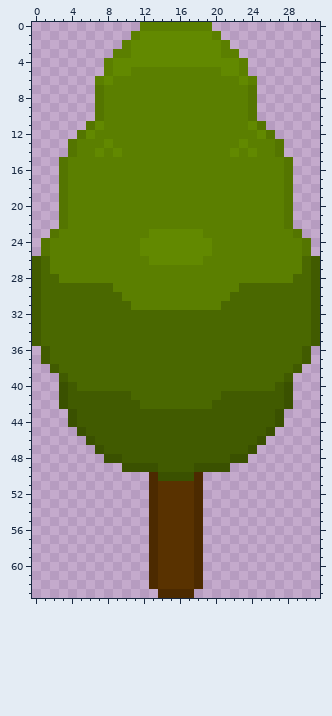
File history of a pixel-art sprite, Assets/Sprites/Game/Objects/tree_full.png. Above, as it was before the edit.
The file is 32x64 pixels. Colours within 5 levels of each other are drawn and written as one.
After:
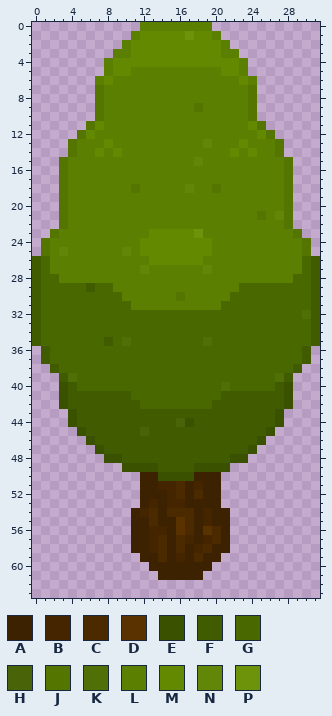
Palette (. is transparent): A #3d2202  B #442500  C #4c2a00  D #593200  E #3a5100  F #415b00  G #4a6800  H #496308  J #547500  K #516f07  L #5b7f00  M #628900  N #628607  P #6c930a
Difference:
@@ x 15..19 @@
  0 LLLLL
- 1 MMMMM
+ 1 MMPMM
  2 MMMMM
@@ x 16..20 @@
  8 LLLLL
- 9 LLLLL
+ 9 LLJLL
 10 LLLLL
@@ x 0..31 @@
 12 .....JMLLLLLLLLLLLLLLLLLLMJ.....
-13 ....JLLLMLLLLLLLLLLLLLLMLLLJ....
+13 ....JLLLMLLLLLLLLLLNLLLMLLLJ....
 14 ....JLLMLMLLLLLLLLLLLLMLMLLJ....
-15 ...JLLLLLLLLLLLLLLLLLLLLLLLLJ...
+15 ...JLLLLLLLLLLLLLLNLLLLLLLLLJ...
 16 ...JLLLLLLLLLLLLLLLLLLLLLLLLJ...
 17 ...JLLLLLLLLLLLLLLLLLLLLLLLLJ...
-18 ...JLLLLLLLLLLLLLLLLLLLLLLLLJ...
+18 ...JLLLLLLLJLLLLLNLLJLLLLLLLJ...
 19 ...JLLLLLLLLLLLLLLLLLLLLLLLLJ...
 20 ...JLLLLLLLLLLLLLLLLLLLLLLLLJ...
-21 ...JLLLLLLLLLLLLLLLLLLLLLLLLJ...
+21 ...JLLLLLLLLLLLLLLLLLLLLLJLNJ...
 22 ...JLLLLLLLLLLLLLLLLLLLLLLLLJ...
-23 ..JLLLLLLLLLLMMMMMMLLLLLLLLLLJ..
+23 ..JLLLLLLLLLLMMMMMPLLLLLLLLLLJ..
 24 .JLLLLLLLLLLMMMMMMMMLLLLLLLLLLJ.
-25 .JLLLLLLLLLLMMMMMMMMLLLLLLLLLLJ.
+25 .JLNLLLLLLNLMMMMMMMMLLLLLLLLLLJ.
 26 FGLLLLLLLLLLLMMMMMMLLLLLLLLLLLGF
-27 FGLLLLLLLLLLLLLLLLLLLLLLLLLLLLGF
+27 FGLLLLLLLLLLNLLLLLLNLLLLLLLLLLGF
 28 FGGLLLLLLLLLLLLLLLLLLLLLLLLLLGGF
-29 FGGGGGGGGLLLLLLLLLLLLLLGGGGGGGGF
-30 FGGGGGGGGGLLLLLLLLLLLLGGGGGGGGGF
+29 FGGGGGFGGLLLLLLLLLLLLLLGGGGGGGGF
+30 FGGGGGGGGGLLLLLLJLLLLLGGGGGGGGGF
 31 FGGGGGGGGGGLLLLLLLLLLGGGGGGGGGGF
-32 FGGGGGGGGGGGGGGGGGGGGGGGGGGGGGGF
+32 FGGGGGGGGGGGGGGGGGGGGGGGGGGGGGKF
 33 FGGGGGGGGGGGGGGGGGGGGGGGGGGGGGGF
 34 FGGGGGGGGGGGGGGGGGGGGGGGGGGGGGGF
-35 FGGGGGGGGGGGGGGGGGGGGGGGGGGGGGGF
+35 FGGGGGGGFGKGGGGGGGGKGGGGGGGGGGGF
 36 .FGGGGGGGGGGGGGGGGGGGGGGGGGGGGF.
@@ x 0..31 @@
 38 ..FGGGGGGGGGGGGGGGGGGGGGGGGGGF..
-39 ...FGGGGGGGGGGGGGGGGGGGGGGGGF...
-40 ...EFGGGGGGGGGGGGGGGGGGGGGGFE...
+39 ...FKGGGGGGGGGGGGGGGGGGGGGGKF...
+40 ...EFGGGGGGGGGGGGGGGGKGGGGGFE...
 41 ...EFFFFFFFGGGGGGGGGGFFFFFFFE...
@@ x 10..19 @@
 43 FFFFFFFFFF
-44 FFFFFFFFFF
-45 FFFFFFFFFF
+44 FFFFFFHEFF
+45 FFHFFFFFFF
 46 FFFFFFFFFF
@@ x 9..23 @@
 49 .EEEEFFFFEEEE..
-50 ....CEEEEC.....
-51 ....CDDDDC.....
-52 ....CDDDDC.....
-53 ....CDDDDC.....
-54 ....CDDDDC.....
-55 ....CDDDDC.....
-56 ....CDDDDC.....
-57 ....CDDDDC.....
-58 ....CDDDDC.....
-59 ....CDDDDC.....
-60 ....CDDDDC.....
-61 ....CDDDDC.....
-62 ....CDDDDC.....
-63 .....CCCC......
+50 ...AAEEEEAAA...
+51 ...AABBCABAA...
+52 ...AAABCACAA...
+53 ...ABABBAAAA...
+54 ..ABCACCCABAA..
+55 ..AACAADCABAA..
+56 ..AABBADCADCA..
+57 ..AABCACBABCA..
+58 ..AABCACABCAA..
+59 ...AACABACAA...
+60 ....AAAAAAA....
+61 .....AAAAA.....
+62 ...............
+63 ...............
